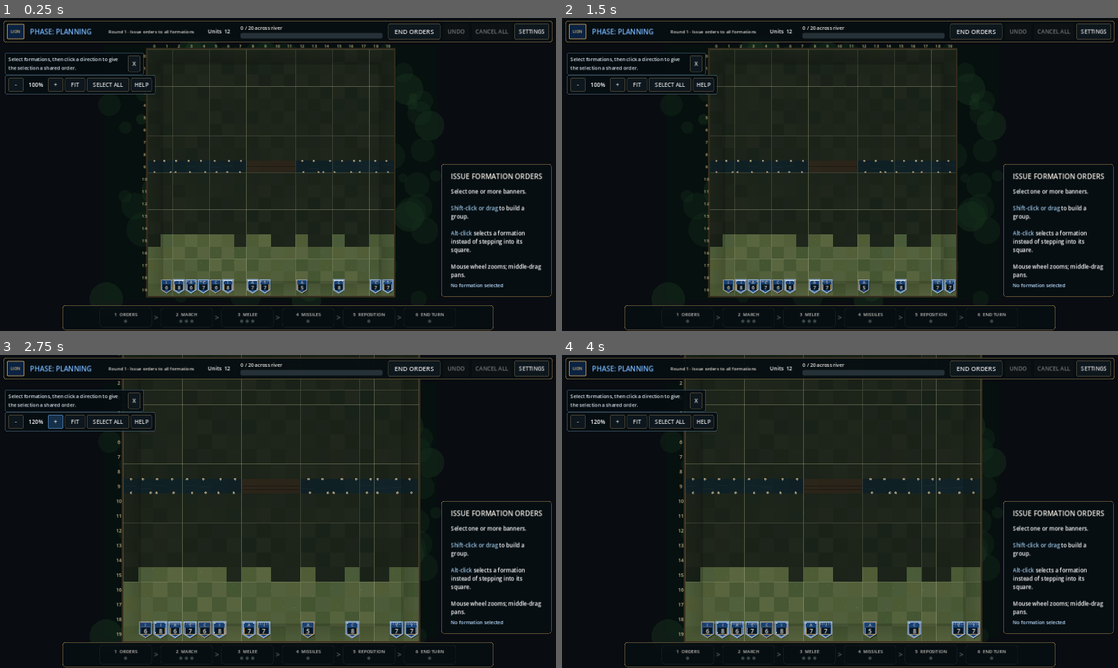
Above: before the commit, frames 1-4 (two rows, left to right).
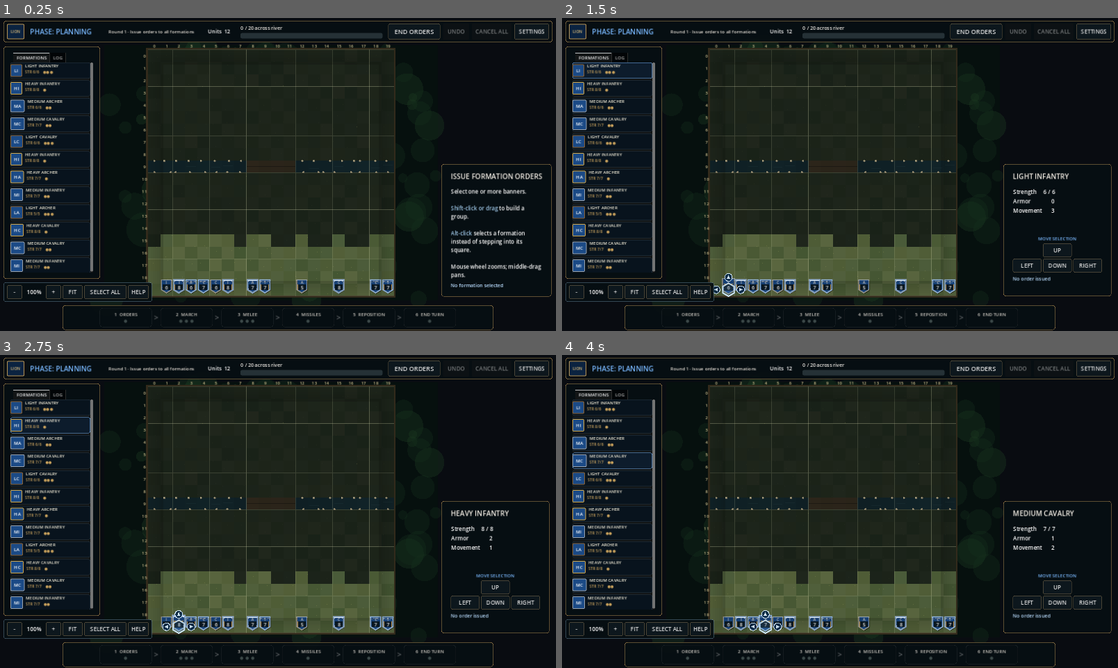
Above: after the commit, the same moments.

Repository: lucashald/stratego
Game: Godot game, scene res://scenes/main.tscn
The game is run twice, just before and just after one commit, with the same random seed, the same clock (stepped at 60 frames per second) and the same inputs.
Inputs (mouse positions are in pixels of both pictures, inside the frame that each line leads up to):
- Up to frame 1 (0.25 s): no input
- Up to frame 2 (1.5 s): click "HELP" at 0.5 s; click (612, 71) at 1.27 s
- Up to frame 3 (2.75 s): click (50, 423) at 2.02 s
- Up to frame 4 (4 s): click (612, 442) at 2.77 s; click (612, 461) at 3.52 s

The runs differ from the first frame. In frame 1, 4.8% of the frame differs, in the area x 0-28%, y 9-91%; in frame 2, 7.0%; in frame 3, 16%; in frame 4, 16%, in the area x 0-100%, y 0-92%.

Commit message:
Left sidebar: persistent roster and log on tabs
The event panel only existed during resolution and the rest of the left
region was empty. It is now a permanent sidebar with two tabs, so the log is
always reachable without becoming the default view.

The roster lists every formation you command rather than only the selected
ones, so the panel is never empty and doubles as a way to select by clicking a
row. Each row carries a weight-tinted code badge, current and maximum
strength, movement pips filled for unspent, and a tick when orders are already
issued. Aiming spends a point, so an Archer that has declared a shot correctly
shows a pip already hollow.

The zoom and view controls dock at the foot of the sidebar instead of floating
over the board, and the contextual toast is retired: the right panel already
carries that guidance.

Co-Authored-By: Claude Opus 5 <noreply@anthropic.com>

Diff:
--- a/new/scripts/main.gd
+++ b/new/scripts/main.gd
@@ -53,6 +53,8 @@
 var battle_title: Label
 var battle_body: RichTextLabel
 var event_panel: PanelContainer
+var left_tabs: TabContainer
+var roster_list: VBoxContainer
 
 var spectator_mode := false
 var replay_view_mode := false
@@ -261,12 +263,16 @@
 
 func _build_view_controls() -> void:
 	var panel := PanelContainer.new()
-	panel.position = Vector2(14, 164)
-	panel.size = Vector2(430, 52)
+	panel.set_anchors_preset(Control.PRESET_BOTTOM_LEFT)
+	panel.offset_left = 10
+	panel.offset_right = REGION_LEFT - 12
+	panel.offset_top = -REGION_BOTTOM - 52
+	panel.offset_bottom = -REGION_BOTTOM - 6
 	panel.add_theme_stylebox_override("panel", _panel_style(PANEL_BG, Color(0.55, 0.72, 0.82, 0.45), 1, 6))
 	add_child(panel)
 	var row := HBoxContainer.new()
-	row.add_theme_constant_override("separation", 5)
+	row.alignment = BoxContainer.ALIGNMENT_CENTER
+	row.add_theme_constant_override("separation", 4)
 	panel.add_child(row)
 	var minus := _make_button("-", 44)
 	minus.custom_minimum_size.y = 34
@@ -418,7 +424,7 @@
 
 func _show_detail_help() -> void:
 	detail_help_hidden = false
-	detail_toast.visible = not resolution_mode
+	detail_toast.visible = false
 	inspector_panel.visible = not resolution_mode
 
 
@@ -526,31 +532,133 @@
 	box.add_child(battle_body)
 
 
+## The left sidebar fills its reserved region for the whole game. Tabs rather
+## than a swap: the log should always be reachable even though it is rarely the
+## thing you want to look at, and a tab makes it a glance away.
 func _build_event_panel() -> void:
 	event_panel = PanelContainer.new()
-	event_panel.set_anchors_preset(Control.PRESET_BOTTOM_LEFT)
-	event_panel.position = Vector2(16, -360)
-	event_panel.size = Vector2(290, 250)
+	event_panel.set_anchors_preset(Control.PRESET_LEFT_WIDE)
+	event_panel.offset_left = 10
+	event_panel.offset_right = REGION_LEFT - 12
+	event_panel.offset_top = REGION_TOP + 4
+	event_panel.offset_bottom = -REGION_BOTTOM - 62
 	event_panel.add_theme_stylebox_override("panel", _panel_style(PANEL_BG, HUD_GOLD, 1, 7))
 	add_child(event_panel)
 	var margin := MarginContainer.new()
-	margin.add_theme_constant_override("margin_left", 13)
-	margin.add_theme_constant_override("margin_right", 13)
-	margin.add_theme_constant_override("margin_top", 12)
-	margin.add_theme_constant_override("margin_bottom", 12)
+	for side in ["left", "right", "top", "bottom"]:
+		margin.add_theme_constant_override("margin_" + side, 10)
 	event_panel.add_child(margin)
-	var box := VBoxContainer.new()
-	margin.add_child(box)
-	var title := Label.new()
-	title.text = "EVENT LOG"
-	title.add_theme_font_size_override("font_size", 15)
-	box.add_child(title)
+	left_tabs = TabContainer.new()
+	left_tabs.add_theme_font_size_override("font_size", 13)
+	margin.add_child(left_tabs)
+
+	var roster_scroll := ScrollContainer.new()
+	roster_scroll.name = "FORMATIONS"
+	roster_scroll.horizontal_scroll_mode = ScrollContainer.SCROLL_MODE_DISABLED
+	left_tabs.add_child(roster_scroll)
+	roster_list = VBoxContainer.new()
+	roster_list.size_flags_horizontal = Control.SIZE_EXPAND_FILL
+	roster_list.add_theme_constant_override("separation", 5)
+	roster_scroll.add_child(roster_list)
+
+	var log_box := VBoxContainer.new()
+	log_box.name = "LOG"
+	left_tabs.add_child(log_box)
 	history = RichTextLabel.new()
 	history.bbcode_enabled = true
 	history.scroll_active = true
 	history.size_flags_vertical = Control.SIZE_EXPAND_FILL
 	history.add_theme_font_size_override("normal_font_size", 13)
-	box.add_child(history)
+	log_box.add_child(history)
+
+	left_tabs.size_flags_vertical = Control.SIZE_EXPAND_FILL
+
+
+## One row per formation you command, whether or not it is selected, so the
+## panel is never empty and doubles as a way to select by clicking.
+func _refresh_roster() -> void:
+	if roster_list == null or game == null: return
+	for child in roster_list.get_children(): child.queue_free()
+	var owned: Array[Dictionary] = []
+	for piece: Dictionary in game.pieces:
+		if piece.alive and int(piece.player) == StrategoGame.BLUE and game.is_movable(piece):
+			owned.append(piece)
+	owned.sort_custom(func(a: Dictionary, b: Dictionary) -> bool:
+		return int(a.position.y) * StrategoGame.BOARD_SIZE + int(a.position.x) < int(b.position.y) * StrategoGame.BOARD_SIZE + int(b.position.x)
+	)
+	for piece: Dictionary in owned:
+		roster_list.add_child(_roster_row(piece))
+
+
+func _roster_row(piece: Dictionary) -> Control:
+	var id := int(piece.id)
+	var selected := board_view != null and id in board_view.selected_piece_ids
+	var row := Button.new()
+	row.custom_minimum_size.y = 46
+	row.focus_mode = Control.FOCUS_NONE
+	row.add_theme_stylebox_override("normal", _panel_style(Color("#0d1c2c") if selected else Color("#08131d"), HUD_BLUE if selected else Color("#2a3a46"), 1, 5))
+	row.add_theme_stylebox_override("hover", _panel_style(Color("#12283c"), HUD_BLUE, 1, 5))
+	row.pressed.connect(_on_roster_row_pressed.bind(id))
+	var line := HBoxContainer.new()
+	line.set_anchors_and_offsets_preset(Control.PRESET_FULL_RECT)
+	line.add_theme_constant_override("separation", 8)
+	line.mouse_filter = Control.MOUSE_FILTER_IGNORE
+	row.add_child(line)
+
+	var swatch := Label.new()
+	swatch.text = String(piece.weight).substr(0, 1).to_upper() + String(piece.role).substr(0, 1).to_upper()
+	swatch.custom_minimum_size = Vector2(34, 30)
+	swatch.horizontal_alignment = HORIZONTAL_ALIGNMENT_CENTER
+	swatch.vertical_alignment = VERTICAL_ALIGNMENT_CENTER
+	swatch.add_theme_font_size_override("font_size", 13)
+	swatch.add_theme_stylebox_override("normal", _panel_style(Color("#1b4a86"), _weight_tint(String(piece.weight)), 2, 3))
+	line.add_child(swatch)
+
+	var text := VBoxContainer.new()
+	text.size_flags_horizontal = Control.SIZE_EXPAND_FILL
+	text.add_theme_constant_override("separation", 0)
+	line.add_child(text)
+	var name_label := Label.new()
+	name_label.text = "%s %s" % [String(piece.weight).to_upper(), String(piece.role).to_upper()]
+	name_label.add_theme_font_size_override("font_size", 12)
+	name_label.add_theme_color_override("font_color", Color("#f0ead6"))
+	text.add_child(name_label)
+	var stat_label := Label.new()
+	# Aiming spends a point, so an Archer that has declared a shot correctly
+	# shows one pip already hollow.
+	var spent := game.movement_committed(piece)
+	var limit := game.movement_limit_for(piece)
+	var pips := ""
+	for index in limit: pips += "●" if index >= spent else "○"
+	stat_label.text = "STR %d/%d    %s" % [int(piece.strength), int(piece.max_strength), pips]
+	stat_label.add_theme_font_size_override("font_size", 11)
+	stat_label.add_theme_color_override("font_color", Color("#c8a15c"))
+	text.add_child(stat_label)
+
+	if not game.order_for_piece(id).is_empty():
+		var ordered := Label.new()
+		ordered.text = "✓"
+		ordered.custom_minimum_size.x = 18
+		ordered.vertical_alignment = VERTICAL_ALIGNMENT_CENTER
+		ordered.add_theme_color_override("font_color", Color("#91d33f"))
+		line.add_child(ordered)
+	return row
+
+
+func _weight_tint(weight: String) -> Color:
+	match weight:
+		StrategoGame.WEIGHT_LIGHT: return Color("#8a6233")
+		StrategoGame.WEIGHT_MEDIUM: return Color("#9aa3ad")
+	return Color("#d3a94b")
+
+
+func _on_roster_row_pressed(piece_id: int) -> void:
+	if board_view == null or not board_view.interaction_enabled: return
+	board_view.selected_piece_ids.assign([piece_id])
+	board_view.selected_piece_id = piece_id
+	board_view.queue_redraw()
+	_refresh_roster()
+	_update_inspector()
 
 
 func _build_settings_drawer() -> void:
@@ -1280,8 +1388,10 @@
 	playback_controls.visible = resolution_mode
 	inspector_panel.visible = not resolution_mode and not detail_help_hidden
 	battle_panel.visible = resolution_mode
-	event_panel.visible = resolution_mode
-	detail_toast.visible = not resolution_mode and not detail_help_hidden
+	# The sidebar is a region, not a pop-up: it is present in every phase and only
+	# its contents change.
+	event_panel.visible = true
+	detail_toast.visible = false
 	if resolution_mode:
 		phase_title.text = "PHASE: BATTLE RESOLUTION"
 		phase_subtitle.text = "Verified replay events" if replay_view_mode else "Resolving movement collisions and combat"
@@ -1364,6 +1474,7 @@
 
 
 func _update_inspector() -> void:
+	_refresh_roster()
 	if group_move_controls != null:
 		group_move_controls.visible = board_view != null and board_view.interaction_enabled and not board_view.selected_piece_ids.is_empty()
 	if board_view == null or game == null or board_view.selected_piece_ids.is_empty():
